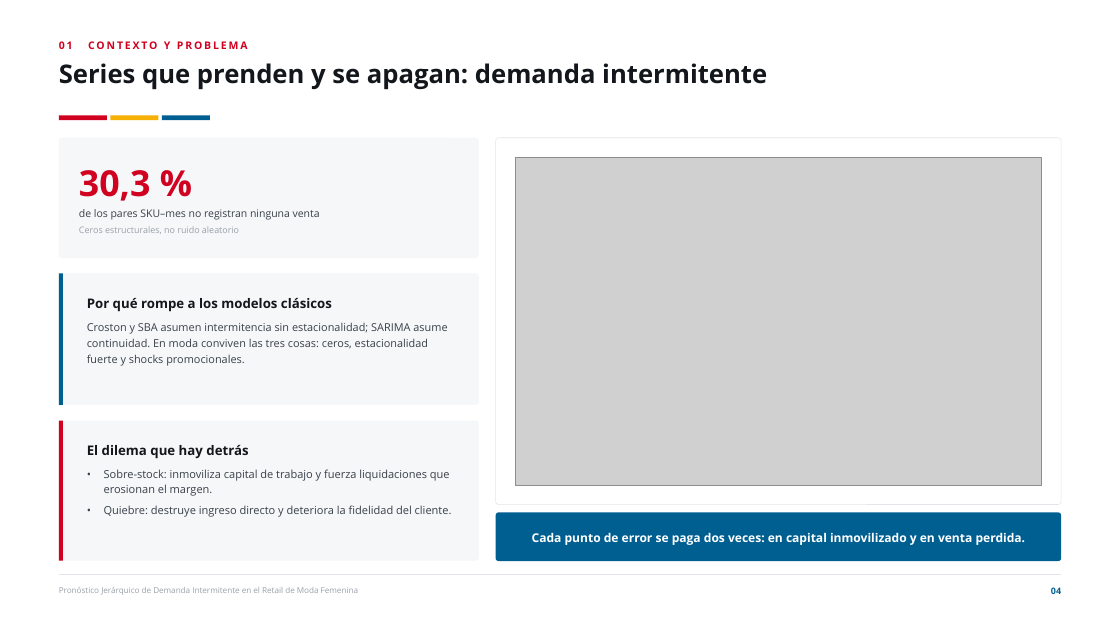
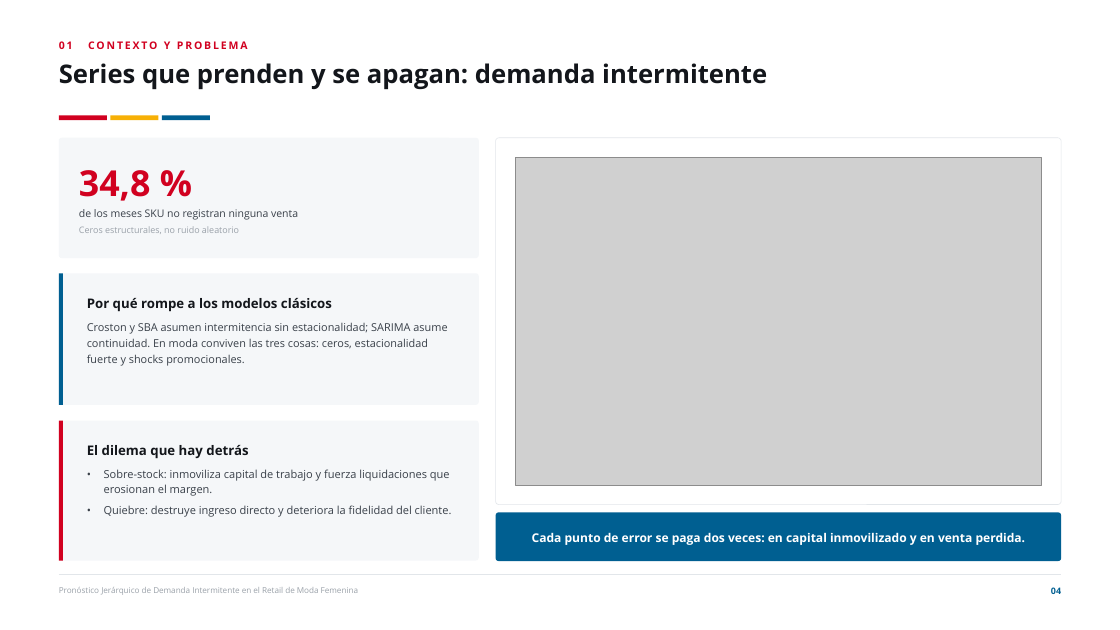
Before and after one commit to joako0o/PPT, a slide deck: slide 4 of Defensa_Tesis_Estructurada.pptx. Drawn at 1120x630 pixels with LibreOffice and Linux fonts; fonts in the diff are those of the drawing; grey boxes stand for pictures. Boxes give left, top, right and bottom in pixels: in the first picture for what was removed or moved away, otherwise in the second. Text is boxed around its words. In the diff, an @@ line names an element or a change of style, - is before the commit and + after.

Commit message:
Anexos de defensa: ficha técnica, intermitencia, hiperparámetros y significancia
- Corrige el dato de intermitencia: 34,8 % de meses SKU en cero (tesis 4.1.2),
  el 30,3 % del deck antiguo no aparece en el documento
- A7 ficha técnica: horizonte h=1 sobre 7 orígenes, rolling-origin walk-forward,
  cortes C1 y CUT, y qué se actualiza frente a qué se congela
- A8 intermitencia: zero-filling explícito, sin imputación de media ni interpolación
- A9 hiperparámetros calibrados por grilla en validación, con las 8 semillas
- A10 test de Diebold-Mariano frente a SARIMA, SARIMAX y LSTM, con su alcance declarado
- Lámina 10: horizonte h=1 explícito; lámina 17 remite a la significancia
- Notas del orador con índice de anexos para el turno de preguntas

```diff
--- a/Defensa_Tesis_Estructurada.pptx
+++ b/Defensa_Tesis_Estructurada.pptx
@@ text at (x1=79, y1=170, x2=298, y2=220): text changed @@
-30,3 %
-de los pares SKU–mes no registran ninguna venta
+34,8 %
+de los meses SKU no registran ninguna venta
```
Also in this commit, not shown: 9 other slides changed, 4 slides added, 3 other files.
